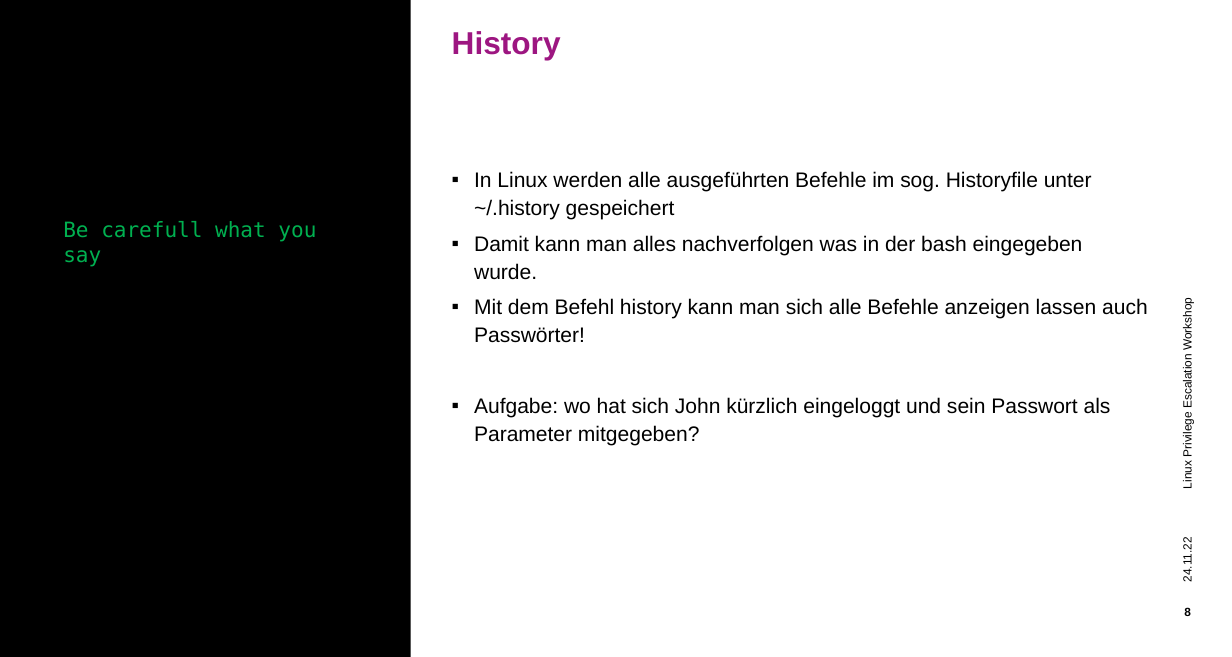
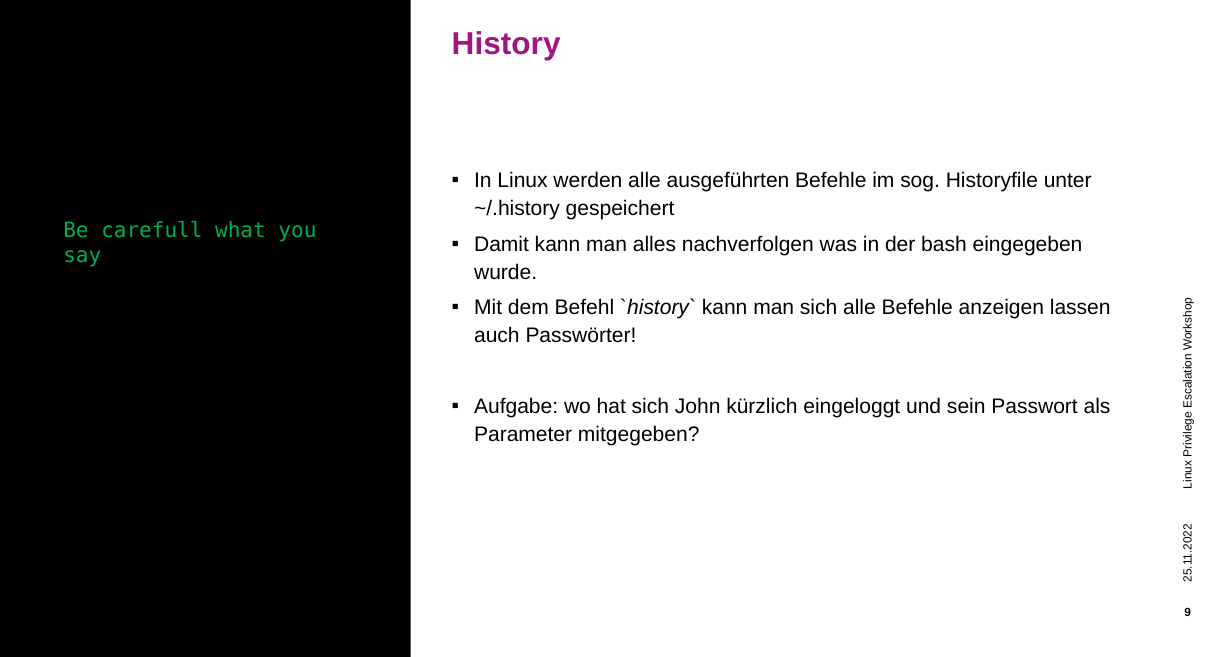
Before and after one commit to hueami/lpe_workshop, a slide deck: slide 9 of Powerpoint.pptx (slide 8 before the commit). Drawn at 1232x657 pixels with LibreOffice and Linux fonts; fonts in the diff are those of the drawing; background and template pictures are left out. Boxes give left, top, right and bottom in pixels: in the first picture for what was removed or moved away, otherwise in the second. Text is boxed around its words. In the diff, an @@ line names an element or a change of style, - is before the commit and + after.

Commit message:
update Powerpoint

```diff
--- a/Powerpoint.pptx
+++ b/Powerpoint.pptx
@@ text at (474, 298, 1111, 343): text changed @@
-▪ Mit dem Befehl history kann man sich alle Befehle anzeigen lassen auch Passwörter!
+▪ Mit dem Befehl `history` kann man sich alle Befehle anzeigen lassen auch Passwörter!
@@ text at (1181, 529, 1194, 581): text changed @@
-24.11.22
+25.11.2022
```
Also in this commit, not shown: 12 other slides changed, 2 slides added, 1 slide removed.
